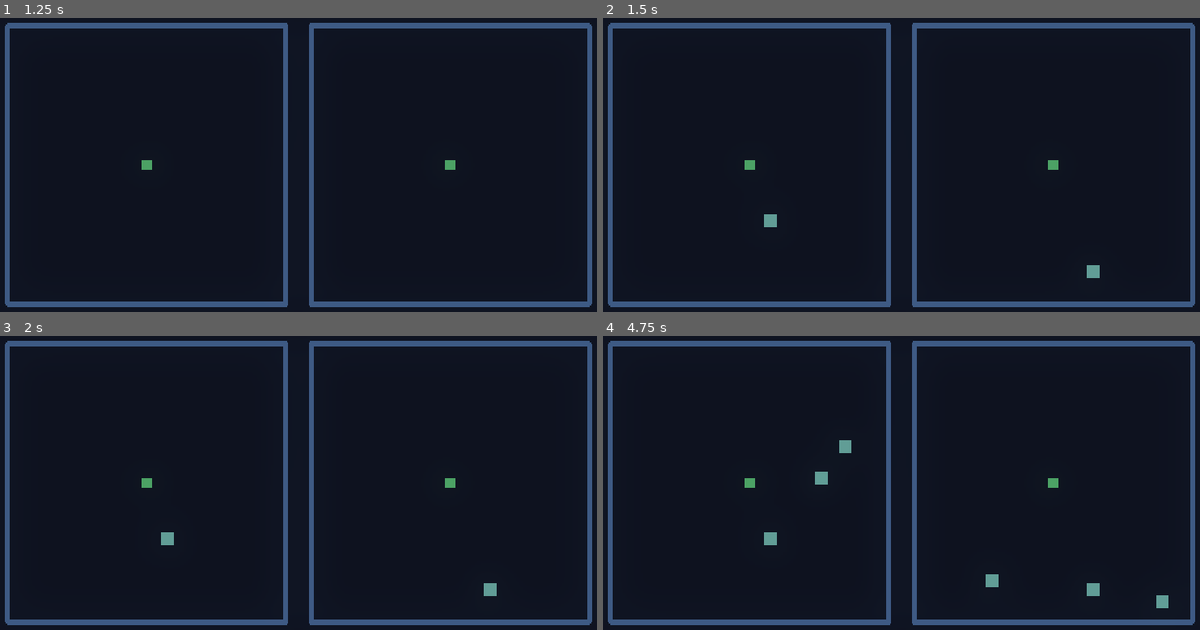
Above: before the commit, frames 1-4 (two rows, left to right).
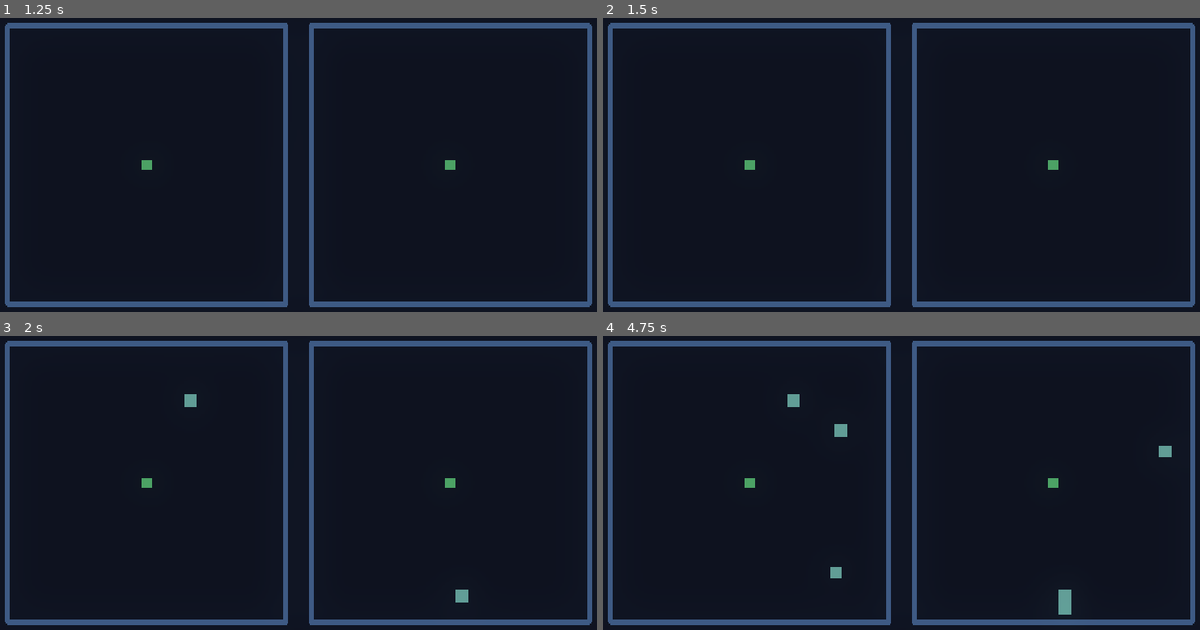
Above: after the commit, the same moments.

Repository: Marina-Banov/ggj-2026
Game: Godot game, scene res://Scenes/game.tscn
The game is run twice, just before and just after one commit, with the same random seed, the same clock (stepped at 60 frames per second) and the same inputs. This scene is started directly instead of the project's main scene.
Inputs:
- Up to frame 1 (1.25 s): tap Enter at 0.5 s
- Up to frame 2 (1.5 s): tap Space at 1.25 s
- Up to frame 3 (2 s): no input
- Up to frame 4 (4.75 s): tap Enter at 2, 3.5 s; tap Space at 2.75, 4.25 s

Frame 1 is identical in both runs. In frame 2, 0.2% of the frame differs, in the area x 26-84%, y 66-89%; in frame 3, 0.4%; in frame 4, 1.1%, in the area x 26-96%, y 19-95%.

Commit message:
update duo game scene to own pickup timer

Diff:
--- a/Scenes/arena.tscn
+++ b/Scenes/arena.tscn
@@ -79,9 +79,3 @@
 
 [node name="CollisionShape2D" type="CollisionShape2D" parent="WallRight"]
 shape = SubResource("SegmentShape2D_27ga2")
-
-[node name="Timer" type="Timer" parent="."]
-wait_time = 1.492
-autostart = true
-
-[connection signal="timeout" from="Timer" to="." method="_spawn_pickup"]
--- a/Scenes/game.tscn
+++ b/Scenes/game.tscn
@@ -39,5 +39,10 @@
 unique_name_in_owner = true
 visible = false
 
+[node name="Timer" type="Timer" parent="."]
+wait_time = 1.5
+autostart = true
+
 [connection signal="player_died" from="Player1" to="." method="_on_player_died"]
 [connection signal="player_died" from="Player2" to="." method="_on_player_died"]
+[connection signal="timeout" from="Timer" to="." method="_on_timer_timeout"]
--- a/Scripts/arena.gd
+++ b/Scripts/arena.gd
@@ -23,7 +23,7 @@
 	add_child(new_projectile)
 
 
-func _spawn_pickup() -> void:
+func spawn_pickup() -> void:
 	const PICKUP = preload("res://Scenes/pickup.tscn")
 	var new_pickup = PICKUP.instantiate()
 	var rng = RandomNumberGenerator.new()
--- a/Scripts/game.gd
+++ b/Scripts/game.gd
@@ -27,3 +27,8 @@
 	get_tree().paused = true
 	%GameOver.set_winner_text(winner)
 	%GameOver.visible = true
+
+
+func _on_timer_timeout() -> void:
+	%Arena1.spawn_pickup()
+	%Arena2.spawn_pickup()
